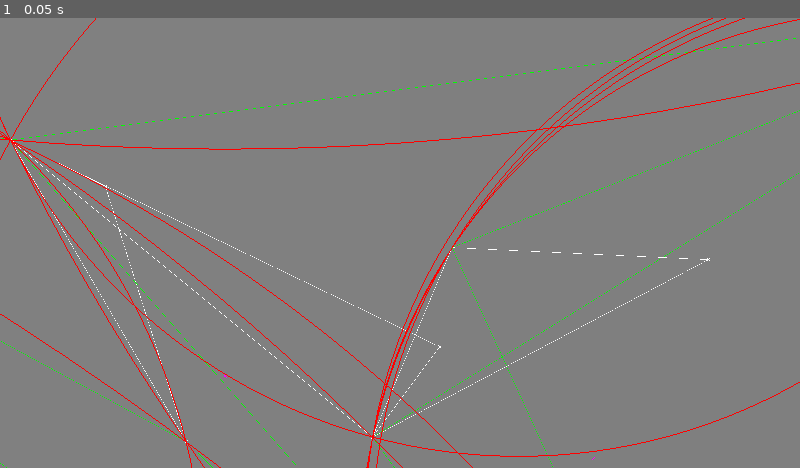
Above: before the commit, frame 1.
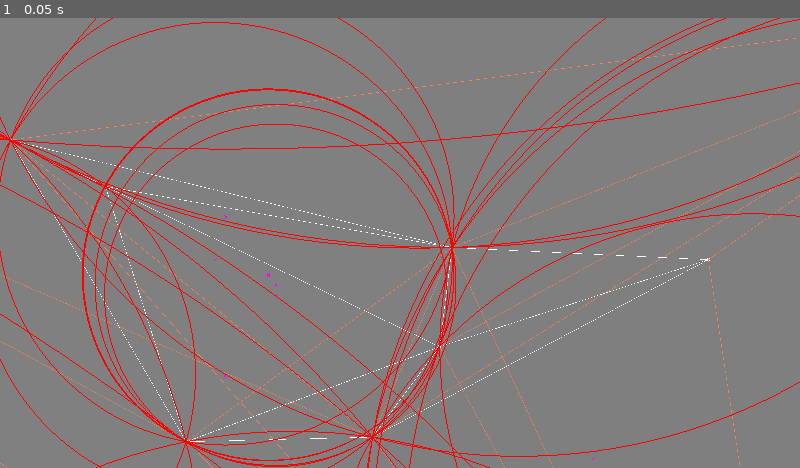
Above: after the commit, the same moment.

Repository: maciulex/First-game-in-godot
Game: Godot game, scene res://minigames/provinces_ripoff/main/main_game.tscn
Same seed, same stepped clock (60 frames per second), same inputs: the game is played once before the commit and once after it.
Inputs:
- Up to frame 1 (0.05 s): no input

The runs differ from the first frame. In frame 1, 3.8% of the frame differs, in the area x 0-100%, y 0-100%.

Commit message:
Delaunay triangulation working

Diff:
--- a/minigames/provinces_ripoff/main/main_game.gd
+++ b/minigames/provinces_ripoff/main/main_game.gd
@@ -41,6 +41,17 @@
 		if p.distance_to(point) < POINTS_MINIMUM_DISTANCE:
 			return false;
 	return true;
+
+func getRandomPoints():
+	#points = [Vector2(1595, 999), Vector2(1498, 142), Vector2(178, 77), Vector2(559, 904),Vector2(1879, 882), Vector2(1619, 330), Vector2(1448, 596)];
+	#for i in range(AMOUNT_OF_POINTS):
+	#	drawCross(points[i])
+	#return;
+	for i in range(AMOUNT_OF_POINTS):
+		var point = generateRandomPoint();
+		points.append(point);
+		drawCross(points[i])
+		continue
 
 func generateRandomPoint(margin = true) -> Vector2:
 	var point;
@@ -78,15 +89,15 @@
 
 func getPointDeg(point, point2, deg):
 	var angle = deg_to_rad(deg);
-	var cos = cos(angle);
-	var sin = sin(angle);
+	var cosd = cos(angle);
+	var sind = sin(angle);
 
 	var x1 = point.x - point2.x;
 	var y1 = point.y - point2.y;
 
 	return Vector2(
-		(cos * x1) - (sin * y1) + point2.x,
-		(sin * x1) + (cos * y1) + point2.y
+		(cosd * x1) - (sind * y1) + point2.x,
+		(sind * x1) + (cosd * y1) + point2.y
 	)
 
 func drawLine(point1, point2, color : Color = Color(255,255,255)):
@@ -97,7 +108,7 @@
 
 func isOnEdgeOfCircle(point : Vector2, S : Vector2, r) -> CirclePosition:
 	#(point.x*point.x) + (point.y*point.y) - 2*(S.x*point.x)-2*(S.y*point.y)
-	var res = pow(point.x - S.x,2) + pow(point.y-S.y,2);
+	var res = pow(point.x - S.x,2) + pow(point.y - S.y,2);
 	print(res, " | ", r, " | ", res - r)
 	r = r*r
 	#print(r, " | ",res)
@@ -193,7 +204,10 @@
 	return Vector2(x,y);
 
 func triangleEquality(t1, t2):
-	if (t1[0] == t2[0] && t1[1] == t2[1] && t1[2] == t2[2]):
+	var a1 = t1.find(t2[0]);
+	var a2 = t1.find(t2[1]);
+	var a3 = t1.find(t2[2]);
+	if (a1 != -1 && a2 != -1 && a3 != -1):
 		return true;
 	return false;
 
@@ -205,57 +219,62 @@
 		counter += 1;
 		pass;
 
+func isSharedEdge(arr, triangle, edge, second = false) -> bool:
+	for tri in arr:
+		if (triangleEquality(triangle, tri)):
+			continue
+		var a1 = tri.find(edge[0]);
+		var a2 = tri.find(edge[1]);
+		if (a1 != -1 && a2 != -1):
+			return true;
+	if (!second):
+		isSharedEdge(arr, triangle, [edge[1], edge[0]], true)
+	return false;
+
 
 func triangulation():
 	makeSuperTriangle();
-	for i in range(AMOUNT_OF_POINTS):
+	for point in points:
 		var badTriangles : Array = [];
 		for triangle in triangles:
 			var S = getTriangleCircumcenterCenter(triangle);
+			var R = getTriangleCircumcenterRadius(triangle);
 			drawCross(S, Color(255,0,255))
-			var R = getTriangleCircumcenterRadius(triangle);
 			drawCircle(S,R)
-			drawLine(triangle[0], triangle[1], Color(0,255,0));
-			drawLine(triangle[1], triangle[2], Color(0,255,0));
-			drawLine(triangle[0], triangle[2], Color(0,255,0));
-
-			print("outside: ", isOnEdgeOfCircle(points[i], S, R), ", " ,points[i], ", ", S, ", ", R);
-			if (isOnEdgeOfCircle(points[i], S, R) == CirclePosition.INSIDE):
+			print("outside: ", isOnEdgeOfCircle(point, S, R), ", " ,point, ", ", S, ", ", R);
+			var positionOnCircle = isOnEdgeOfCircle(point, S, R);
+			if (positionOnCircle == CirclePosition.INSIDE || positionOnCircle == CirclePosition.ON_EDGE):
 				print("inside")
 				badTriangles.append(triangle);
-				break;
+			pass;
+
 		var polygon = [];
 		print("here ", badTriangles)
 		for triangle in badTriangles:
-			var edges = [false, false, false];
-			for t2 in badTriangles:
-				if (triangleEquality(t2, triangle)):
-					continue;
-				if (t2[0] == triangle[0] && t2[1] == triangle[1]):
-					edges[0] = true;
-				if (t2[1] == triangle[1] && t2[2] == triangle[2]):
-					edges[1] = true;
-				if (t2[2] == triangle[2] && t2[0] == triangle[0]):
-					edges[2] = true;
-			if (!edges[0]):
+			if (!isSharedEdge(badTriangles, triangle, [triangle[0], triangle[1]])):
 				polygon.append([triangle[0], triangle[1]]);
-			if (!edges[1]):
+			if (!isSharedEdge(badTriangles, triangle, [triangle[0], triangle[2]])):
+				polygon.append([triangle[0], triangle[2]]);
+			if (!isSharedEdge(badTriangles, triangle, [triangle[1], triangle[2]])):
 				polygon.append([triangle[1], triangle[2]]);
-			if (!edges[2]):
-				polygon.append([triangle[2], triangle[0]]);
+
 		print("poly",polygon)
 		for triangle in badTriangles:
 			var index = fundTriantgleIndex(triangle)
+			print(index);
 			triangles.remove_at(index);
 
 		for edge in polygon:
 			var newTriangle = [
-				points[i],
-				Vector2(edge[1]),
-				Vector2(edge[0])
+				point,
+				Vector2(edge[0]),
+				Vector2(edge[1])
 			]
 			triangles.append(newTriangle);
-
+			drawLine(newTriangle[0], newTriangle[1], Color("CORAL"));
+			drawLine(newTriangle[1], newTriangle[2], Color("CORAL"));
+			drawLine(newTriangle[0], newTriangle[2], Color("CORAL"));
+		#await get_tree().create_timer(2).timeout
 	var oryginalSuper =  getBigTriangle();
 	removeWithSuper(oryginalSuper);
 
@@ -263,16 +282,19 @@
 		drawLine(tri[0], tri[1]);
 		drawLine(tri[1], tri[2]);
 		drawLine(tri[2], tri[0]);
+		pass;
 
 func removeWithSuper(oryginalSuper):
-	for tri in triangles:
-		if (tri[0] == oryginalSuper[0] || tri[0] == oryginalSuper[1] || tri[0] == oryginalSuper[2] ||
-			tri[1] == oryginalSuper[0] || tri[1] == oryginalSuper[1] || tri[1] == oryginalSuper[2] ||
-			tri[2] == oryginalSuper[0] || tri[2] == oryginalSuper[1] || tri[2] == oryginalSuper[2]
-			):
-			var index = fundTriantgleIndex(tri)
-			triangles.remove_at(index);
-			return removeWithSuper(oryginalSuper);
+	var Clean = false;
+	while !Clean:
+		Clean = true;
+		for tri in triangles:
+			if (tri[0] == oryginalSuper[0] || tri[0] == oryginalSuper[1] || tri[0] == oryginalSuper[2] ||
+				tri[1] == oryginalSuper[0] || tri[1] == oryginalSuper[1] || tri[1] == oryginalSuper[2] ||
+				tri[2] == oryginalSuper[0] || tri[2] == oryginalSuper[1] || tri[2] == oryginalSuper[2]
+				):
+				triangles.remove_at(fundTriantgleIndex(tri));
+				Clean = false;
 
 func drawLines(point):
 	var donePoints : Array = [];
@@ -312,19 +334,34 @@
 
 
 
-func getRandomPoints():
-	for i in range(AMOUNT_OF_POINTS):
-		var point = generateRandomPoint();
-		drawCross(point)
-		points.append(point);
+
 
 
 # Called when the node enters the scene tree for the first time.
 func _ready():
 	GlobalData = get_node("/root/GlobalData");
 	BOARD_SIZE = Vector2(1920,1080);
+
 	getRandomPoints()
 	VernoiDiagram()
+	print(points);
+
+	return;
+	var point1 = Vector2(500,412);
+	var point2 = Vector2(123,412);
+	var point3 = Vector2(500,1000);
+
+	drawLine(point1, point2);
+	drawLine(point1, point3);
+	drawLine(point3, point2);
+
+
+	var triangle = [point1,point2,point3];
+
+	var S = getTriangleCircumcenterCenter(triangle);
+	var R = getTriangleCircumcenterRadius(triangle);
+	drawCross(S, Color(255,0,255))
+	drawCircle(S,R)
 	#drawLine(points[0], points[1]);
 
 
